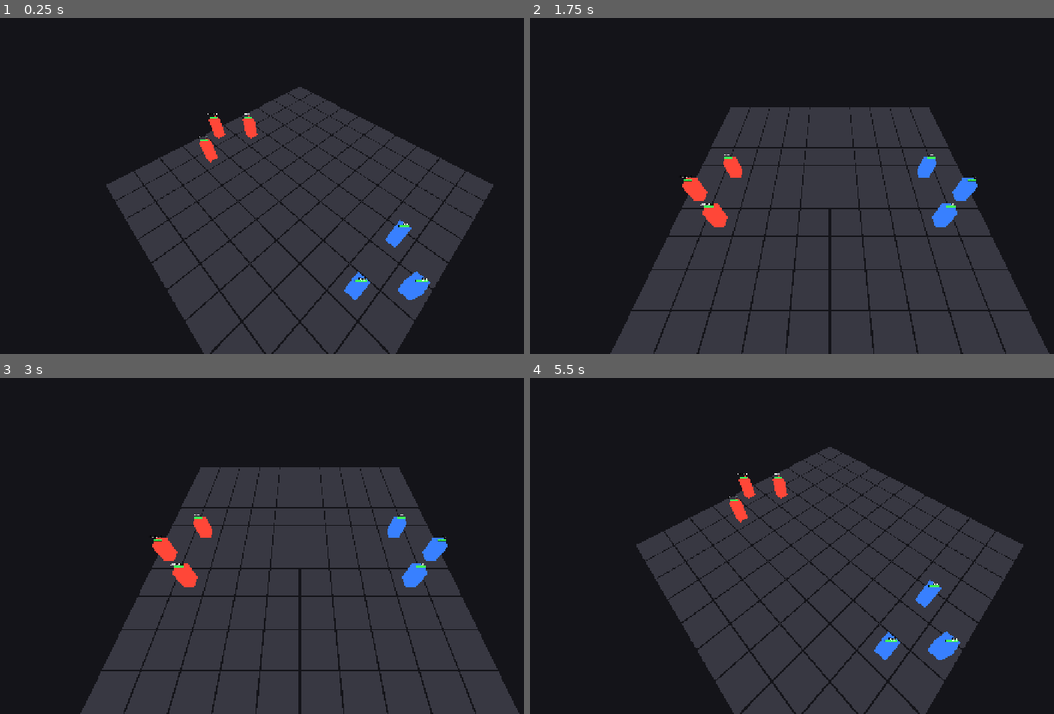
Above: before the commit, frames 1-4 (two rows, left to right).
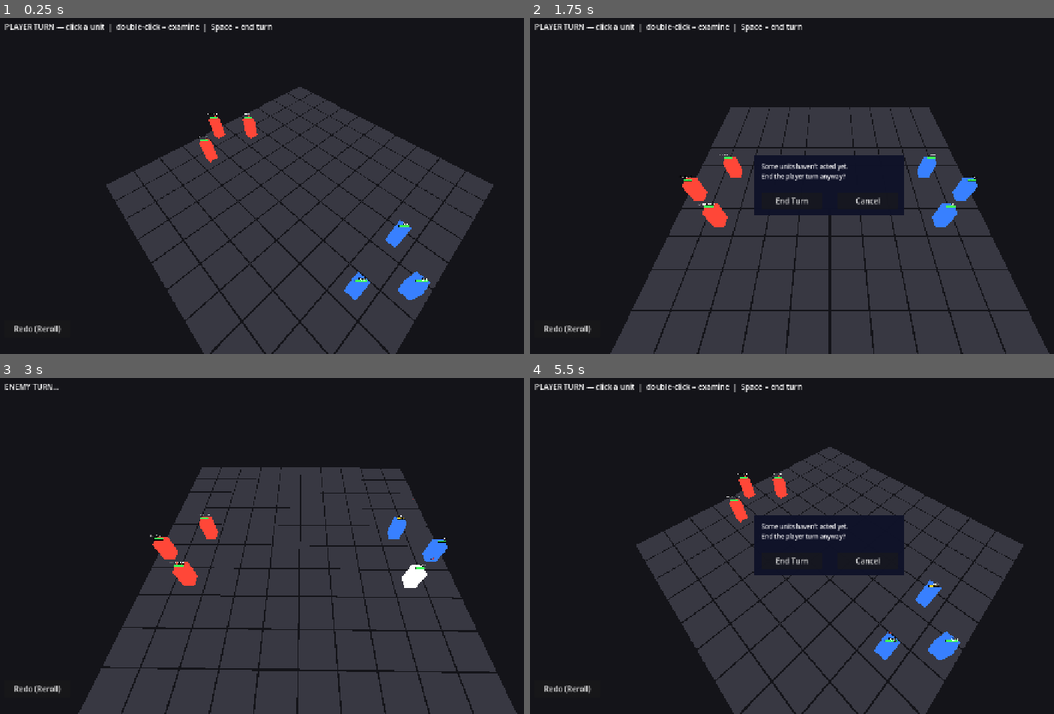
Above: after the commit, the same moments.

Repository: caleb-the-dev/RogueFinder
Game: Godot game, scene res://main.tscn
Two runs of this game, one before a commit and one after it. Both use one fixed random seed, a clock stepped at 60 frames per second and the inputs below. The engine's default icon, where the game draws it, is replaced by a stand-in: a white triangle on a blue panel in a dark square.
Inputs (mouse positions are in pixels of both pictures, inside the frame that each line leads up to):
- Up to frame 1 (0.25 s): no input
- Up to frame 2 (1.75 s): click (566, 327) at 0.5 s, where only the run after the commit has a clickable "Redo (Reroll)"; tap A at 1.25 s; move the mouse to (959, 169) at 1.27 s; hold Right from 1.28 s (still down); tap Q at 1.35 s; click (959, 169) at 1.42 s; tap Space at 1.52 s
- Up to frame 3 (3 s): release Right at 2 s; click (262, 559) at 2 s, where only the run after the commit has a clickable "End Turn"; tap Space at 2.75 s; drag from (178, 562) to (272, 613) at 2.77 s
- Up to frame 4 (5.5 s): tap Enter at 3.5 s; move the mouse to (891, 472) at 3.52 s; hold Right 3.53-4.25 s; tap M at 3.6 s; tap Space at 4.25, 5.27 s; drag from (802, 613) to (650, 495) at 4.27 s; tap A at 5 s; move the mouse to (1012, 596) at 5.02 s; hold A from 5.03 s (still down); tap E at 5.1 s

The runs differ from the first frame. In frame 1, 0.7% of the frame differs, in the area x 0-52%, y 1-94%; in frame 2, 5.3%, in the area x 0-86%, y 1-94%; in frame 3, 5.2%; in frame 4, 5.3%.
Error before the commit: Parse Error: Invalid argument for "_slot()" function: argument 1 should be "String" but is "EquipmentData". (res://scripts/ui/StatPanel.gd:138)

Commit message:
fix: StatPanel equipment display — EquipmentData.equipment_name instead of raw object
_slot() expected String; weapon/armor/accessory are now EquipmentData (nullable).
Inline null-check extracts equipment_name or falls back to "(empty)".

Co-Authored-By: Claude Sonnet 4.6 <noreply@anthropic.com>

Diff:
--- a/rogue-finder/scripts/ui/StatPanel.gd
+++ b/rogue-finder/scripts/ui/StatPanel.gd
@@ -135,10 +135,10 @@
 
 	# -- Equipment --
 	lines.append("[b]── Equipment ──[/b]")
-	lines.append("[b]Weapon:[/b]     %s" % _slot(d.weapon))
-	lines.append("[b]Armor:[/b]      %s" % _slot(d.armor))
+	lines.append("[b]Weapon:[/b]     %s" % (d.weapon.equipment_name    if d.weapon    else "(empty)"))
+	lines.append("[b]Armor:[/b]      %s" % (d.armor.equipment_name     if d.armor     else "(empty)"))
 	lines.append("[b]Consumable:[/b] %s" % _slot(d.consumable))
-	lines.append("[b]Accessory:[/b]  %s" % _slot(d.accessory))
+	lines.append("[b]Accessory:[/b]  %s" % (d.accessory.equipment_name if d.accessory else "(empty)"))
 	lines.append("")
 
 	# -- Abilities --
